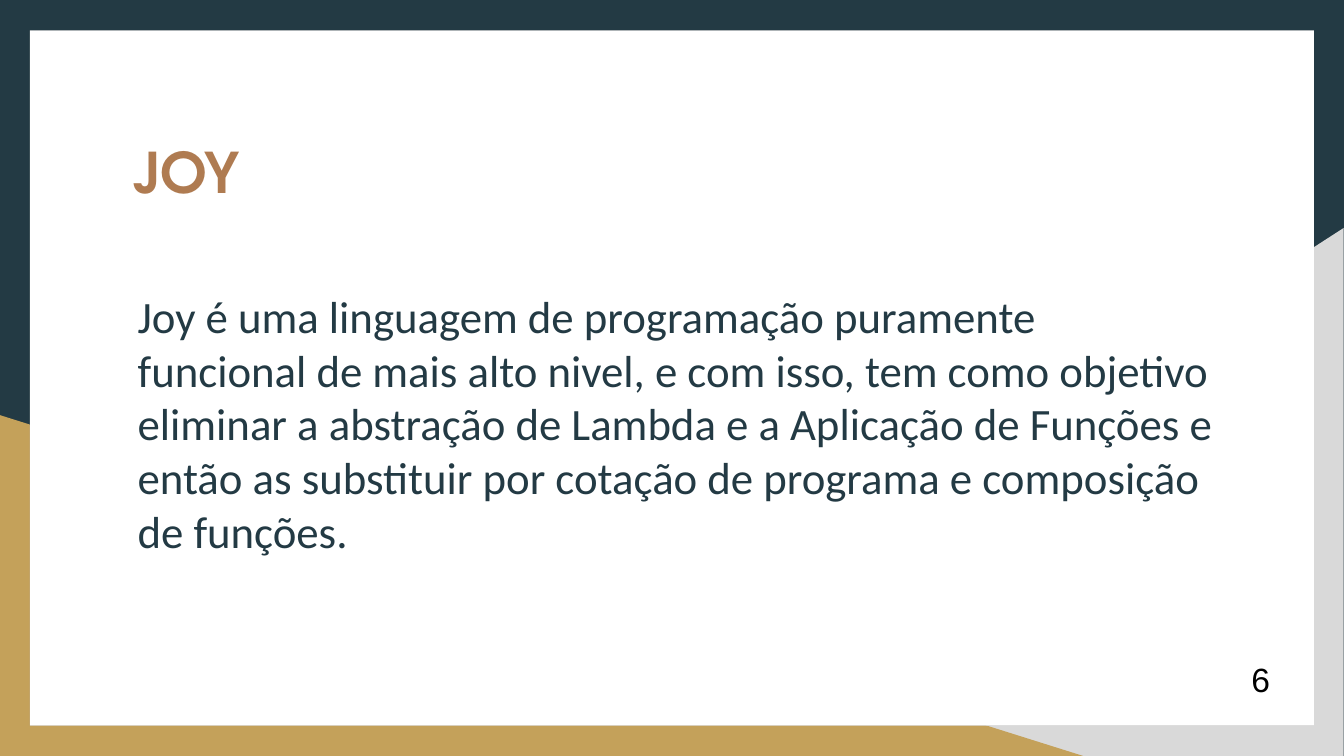
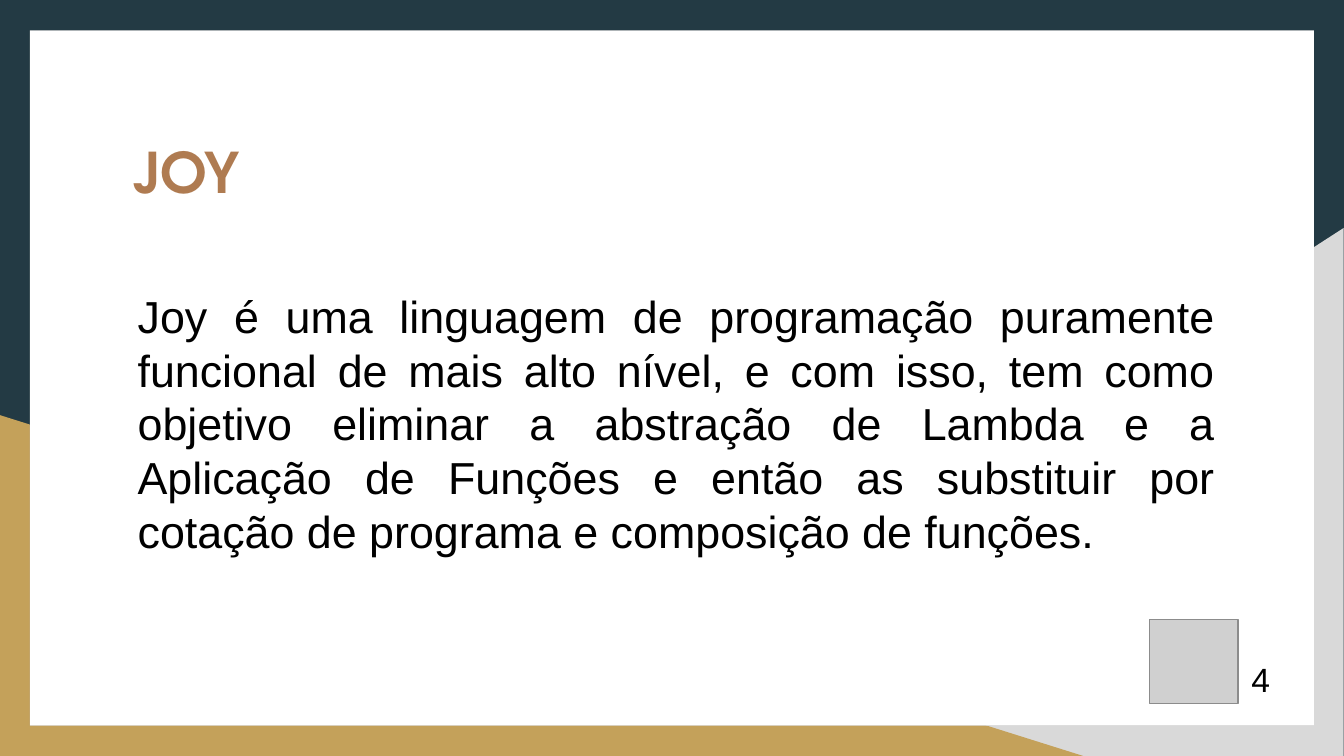
Before and after one commit to wellshiniti/Cat-Joy, a slide deck: slide 4 of PARADIGMA_FUNCIONAL__Linguagens_CAT_e_JOY_2.pptx (slide 5 before the commit). Drawn at 1344x756 pixels with LibreOffice and Linux fonts; fonts in the diff are those of the drawing; grey boxes stand for pictures. Boxes give left, top, right and bottom in pixels: in the first picture for what was removed or moved away, otherwise in the second. Text is boxed around its words. In the diff, an @@ line names an element or a change of style, - is before the commit and + after.

```diff
--- a/PARADIGMA_FUNCIONAL__Linguagens_CAT_e_JOY_2.pptx
+++ b/PARADIGMA_FUNCIONAL__Linguagens_CAT_e_JOY_2.pptx
@@ text at (x1=138, y1=300, x2=1214, y2=557): text changed; font Calibri to Arial; text colour #233A44 to #000000 @@
-Joy é uma linguagem de programação puramente funcional de mais alto nivel, e com isso, tem como objetivo eliminar a abstração de Lambda e a Aplicação de Funções e então as substituir por cotação de programa e composição de funções.
+Joy é uma linguagem de programação puramente funcional de mais alto nível, e com isso, tem como objetivo eliminar a abstração de Lambda e a Aplicação de Funções e então as substituir por cotação de programa e composição de funções.
@@ picture added at (x1=1150, y1=620, x2=1239, y2=703) @@
@@ text at (x1=1251, y1=669, x2=1270, y2=692): text changed @@
-6
+4
```
Also in this commit, not shown: 13 other slides changed, 1 slide added.
